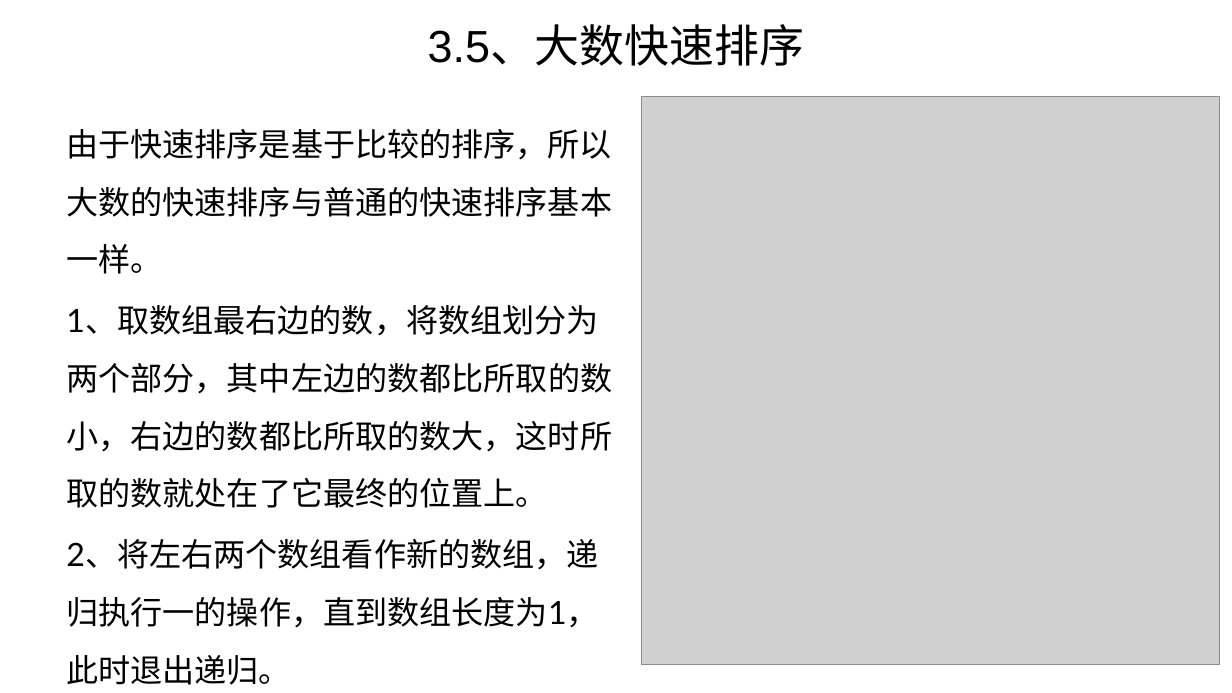
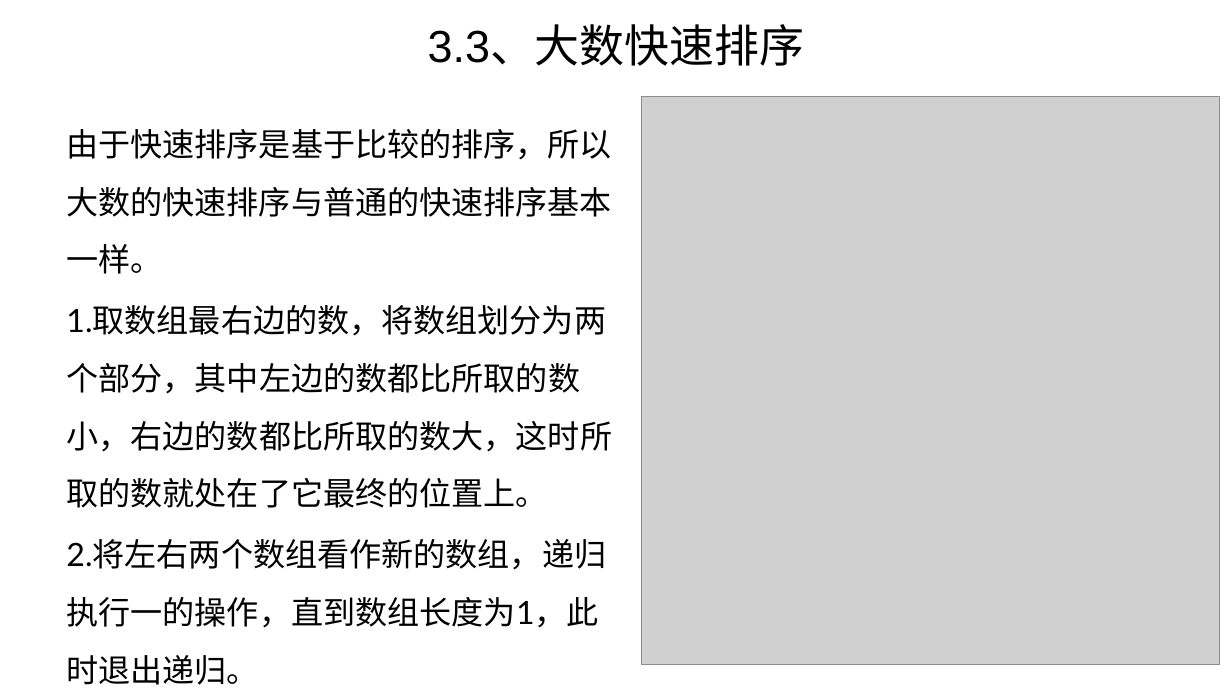
Before and after one commit to wanggy820/algorithm, a slide deck: slide 12 of 答辩报告.pptx (slide 14 before the commit). Drawn at 1232x693 pixels with LibreOffice and Linux fonts; fonts in the diff are those of the drawing; grey boxes stand for pictures. Boxes give left, top, right and bottom in pixels: in the first picture for what was removed or moved away, otherwise in the second. Text is boxed around its words. In the diff, an @@ line names an element or a change of style, - is before the commit and + after.

```diff
--- a/答辩报告.pptx
+++ b/答辩报告.pptx
@@ title at (428,27,804,66): text changed @@
-3.5、大数快速排序
+3.3、大数快速排序
@@ text at (66,305,612,685): text changed @@
-1、取数组最右边的数，将数组划分为两个部分，其中左边的数都比所取的数小，右边的数都比所取的数大，这时所取的数就处在了它最终的位置上。
-2、将左右两个数组看作新的数组，递归执行一的操作，直到数组长度为1，此时退出递归。
+1.取数组最右边的数，将数组划分为两个部分，其中左边的数都比所取的数小，右边的数都比所取的数大，这时所取的数就处在了它最终的位置上。
+2.将左右两个数组看作新的数组，递归执行一的操作，直到数组长度为1，此时退出递归。
```
Also in this commit, not shown: 11 other slides changed, 2 slides removed, 1 other file.
